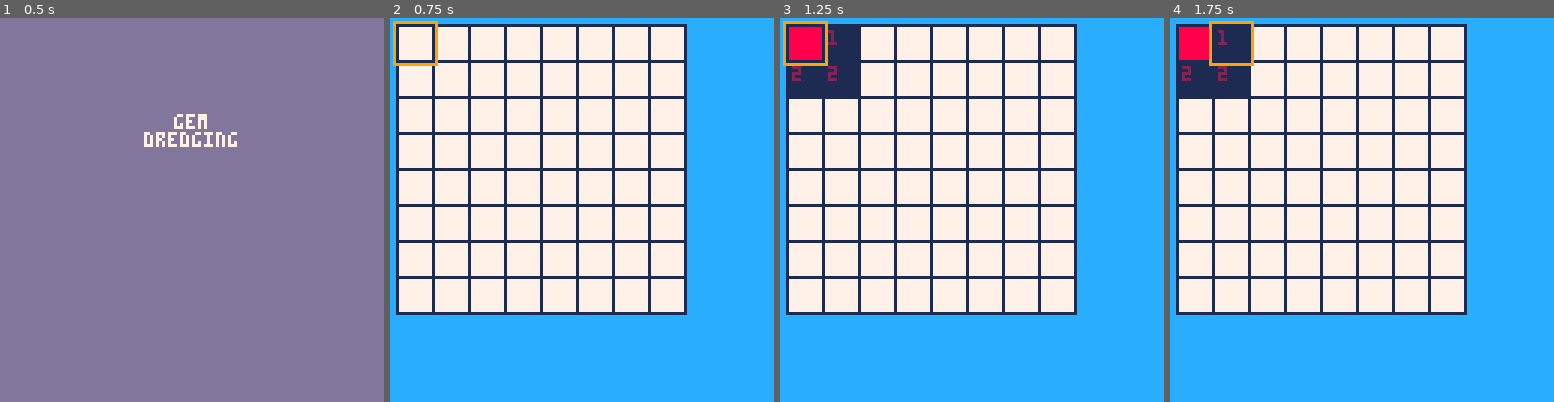
Above: before the commit, frames 1-4 (left to right).
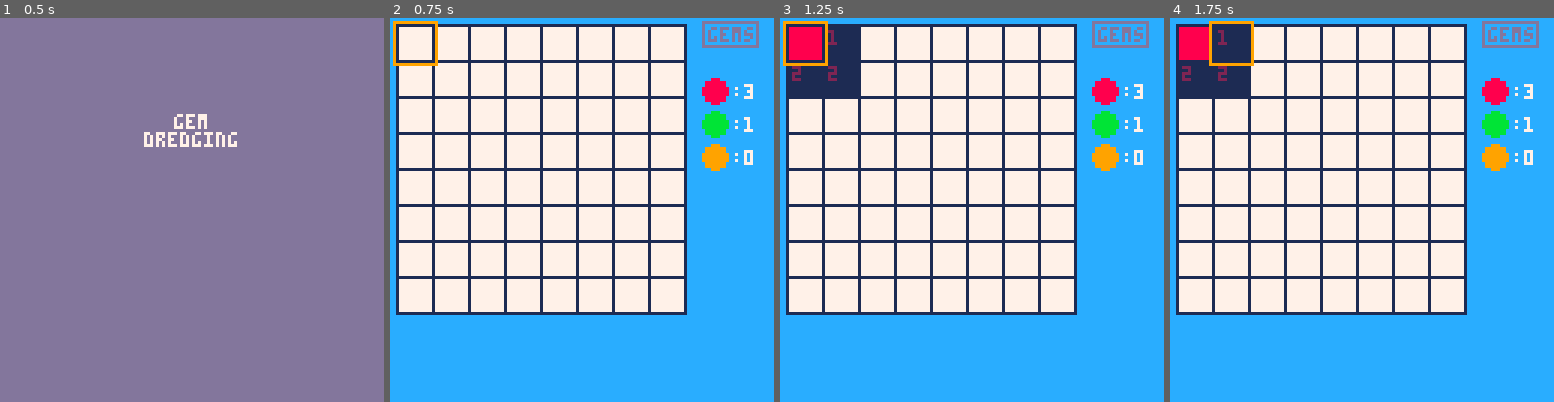
Above: after the commit, the same moments.

Repository: TheSailor1/PICO-8
Game: PICO-8 cartridge gem/gem.p8
Same seed, same stepped clock (60 frames per second), same inputs: the game is played once before the commit and once after it.
Inputs:
- Up to frame 1 (0.5 s): tap X (X key) at 0.33 s
- Up to frame 2 (0.75 s): tap O (Z key) at 0.7 s
- Up to frame 3 (1.25 s): tap X (X key) at 1.07 s
- Up to frame 4 (1.75 s): hold Right from 1.6 s (still down); tap O (Z key) at 1.7 s

Frame 1 is identical in both runs. In frame 2, 1.9% of the frame differs, in the area x 81-97%, y 0-40%; in frame 3, 1.9%; in frame 4, 1.9%.

Commit message:
Added gem counters

Diff:
--- a/gem/gem.p8
+++ b/gem/gem.p8
@@ -52,6 +52,7 @@
 	cls(12)
 	drw_board()
 	drw_cursor()
+	drw_gemboard()
 end
 -->8
 -- game play
@@ -137,6 +138,19 @@
 		9)
 end--drw_cursor()
 
+function drw_gemboard()
+	print("gems",106,3,13)
+	rect(104,1,122,9,13)
+
+	circfill(108,24,4,8)
+	circfill(108,35,4,11)
+	circfill(108,46,4,9)
+
+	print(":3",114,22,7)
+	print(":1",114,33,7)
+	print(":0",114,44,7)
+end
+
 function upd_cursor()
 	movecursor()
 	opentile()
